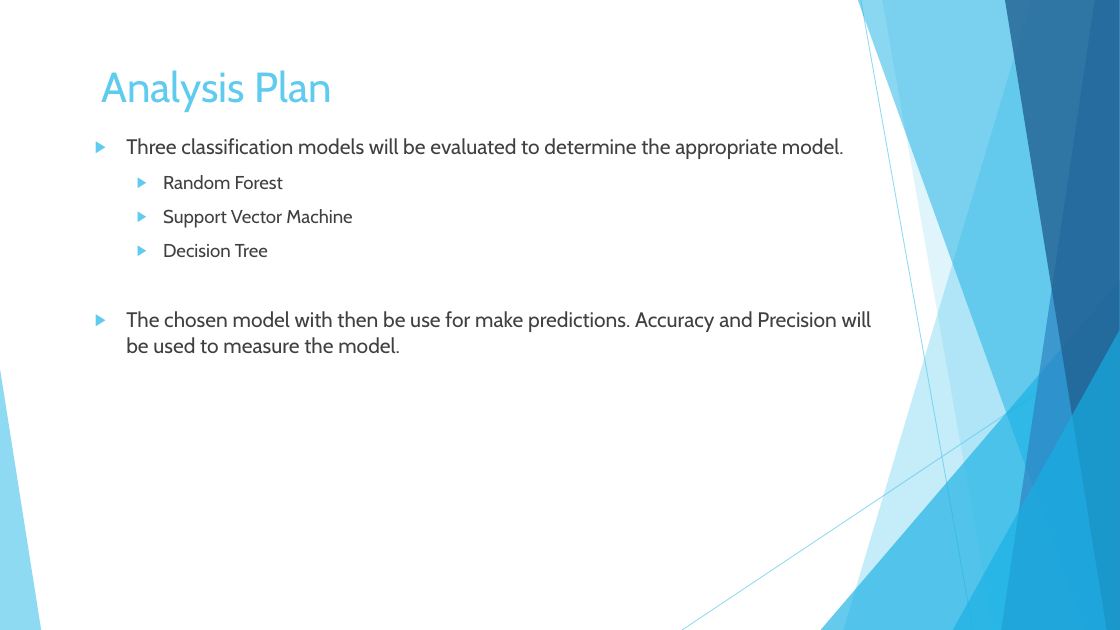
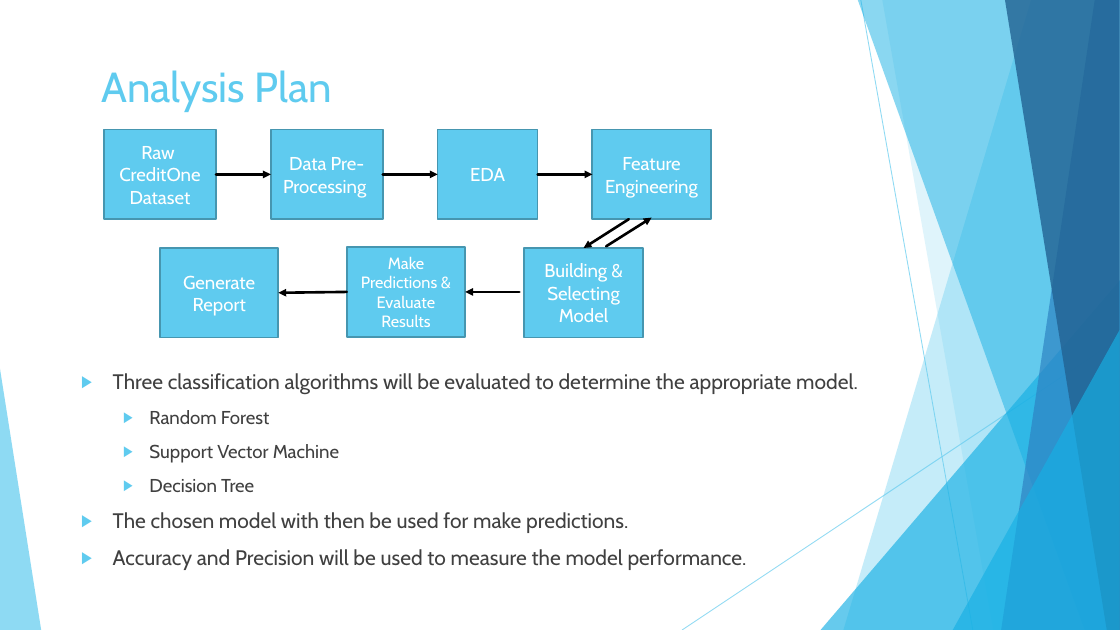
Before and after one commit to mianhuang/DataAnalytics-Python-Code, a slide deck: slide 3 of C5T1_CreditOne_Framework.pptx. Drawn at 1120x630 pixels with LibreOffice and Linux fonts; fonts in the diff are those of the drawing. Boxes give left, top, right and bottom in pixels: in the first picture for what was removed or moved away, otherwise in the second. Text is boxed around its words. In the diff, an @@ line names an element or a change of style, - is before the commit and + after.

```diff
--- a/C5T1_CreditOne_Framework.pptx
+++ b/C5T1_CreditOne_Framework.pptx
@@ rectangle added at [104,129,216,219], fill #5FCBEF, outline #4696B1 1.5 pt, 16 pt, text #FFFFFF @@
+Raw CreditOne Dataset
@@ rectangle added at [271,129,382,219], fill #5FCBEF, outline #4696B1 1.5 pt, 16 pt, text #FFFFFF @@
+Data Pre-Processing
@@ rectangle added at [438,129,538,219], fill #5FCBEF, outline #4696B1 1.5 pt, 16 pt, text #FFFFFF @@
+EDA
@@ rectangle added at [592,129,711,219], fill #5FCBEF, outline #4696B1 1.5 pt, 16 pt, text #FFFFFF @@
+Feature Engineering
@@ arrow added from (216, 175) to (271, 175), #000000 2.25 pt @@
@@ arrow added from (383, 175) to (438, 175), #000000 2.25 pt @@
@@ arrow added from (538, 175) to (592, 175), #000000 2.25 pt @@
@@ arrow added from (629, 219) to (584, 248), #000000 2.25 pt @@
@@ arrow added from (607, 246) to (652, 218), #000000 2.25 pt @@
@@ rectangle added at [160,248,278,338], fill #5FCBEF, outline #4696B1 1.5 pt, 16 pt, text #FFFFFF @@
+Generate Report
@@ rectangle added at [347,247,465,337], fill #5FCBEF, outline #4696B1 1.5 pt, 14 pt, text #FFFFFF @@
+Make Predictions & Evaluate Results
@@ rectangle added at [524,248,643,338], fill #5FCBEF, outline #4696B1 1.5 pt, 16 pt, text #FFFFFF @@
+Building & Selecting Model
@@ arrow added from (347, 292) to (278, 293), #000000 2.25 pt @@
@@ arrow added from (519, 292) to (465, 292), #000000 2.25 pt @@
@@ text "Three classification algorithms will be ...": place and size @@
-text "Three classification algorithms will be ..." at [126,138,872,353]
+text "Three classification algorithms will be ..." at [113,373,858,570]
@@ text at [113,373,858,394]: text changed @@
-▶ Three classification models will be evaluated to determine the appropriate model.
+▶ Three classification algorithms will be evaluated to determine the appropriate model.
@@ text at [113,512,747,570]: text changed @@
-▶ The chosen model with then be use for make predictions. Accuracy and Precision will be used to measure the model.
+▶ The chosen model with then be used for make predictions.
+▶ Accuracy and Precision will be used to measure the model performance.
```
Also in this commit, not shown: 3 other slides changed, 5 slides added.
